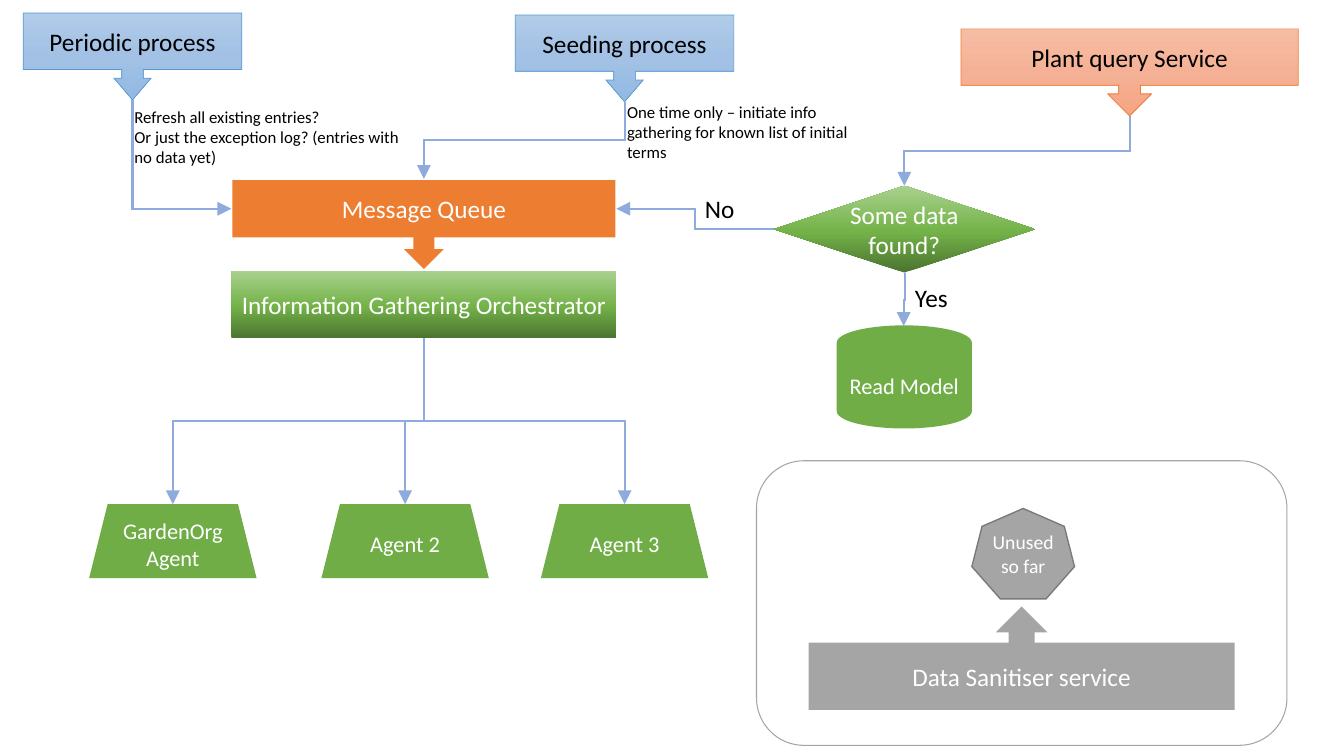
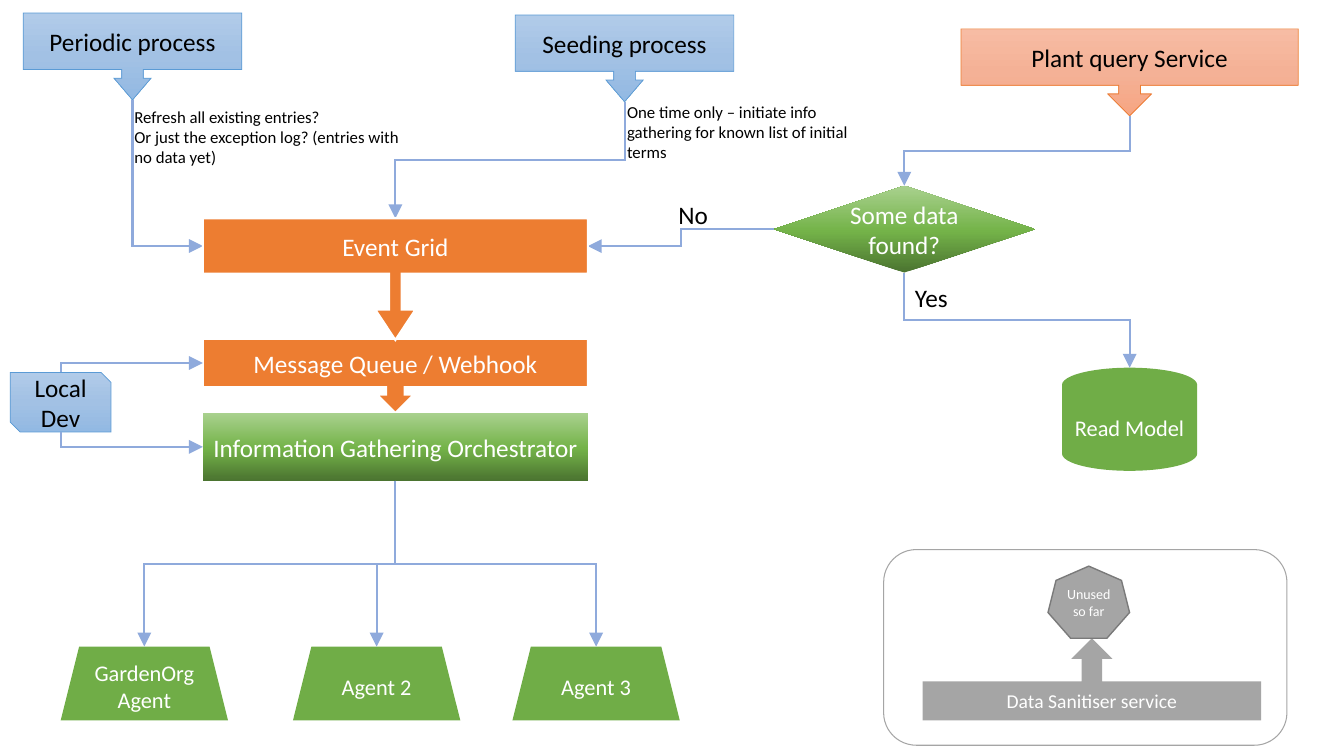
Before and after one commit to glav/glav.gardening, a slide deck: slide 1 of Design/Architecture-Flow.pptx. Drawn at 1344x756 pixels with LibreOffice and Linux fonts; fonts in the diff are those of the drawing. Boxes give left, top, right and bottom in pixels: in the first picture for what was removed or moved away, otherwise in the second. Text is boxed around its words. In the diff, an @@ line names an element or a change of style, - is before the commit and + after.

```diff
--- a/Design/Architecture-Flow.pptx
+++ b/Design/Architecture-Flow.pptx
@@ elbow arrow moved from (132, 100) - (232, 209) to (132, 100) - (203, 246) @@
@@ elbow arrow moved from (625, 102) - (424, 179) to (625, 102) - (395, 219) @@
@@ text "No" rewrapped from (705, 201, 735, 218) to (678, 207, 708, 230) @@
@@ down arrow callout added at (203, 219, 588, 341), fill #ED7D31, outline #FFFFFF 1.5 pt, 18 pt, text #FFFFFF @@
+Event Grid
@@ elbow arrow moved from (774, 229) - (616, 209) to (774, 229) - (588, 246) @@
@@ elbow arrow moved from (905, 273) - (903, 327) to (904, 272) - (1130, 368) @@
@@ down arrow callout "Message Queue / Webhook": place and size @@
-down arrow callout "Message Queue / Webhook" at (232, 179, 617, 271)
+down arrow callout "Message Queue / Webhook" at (203, 339, 588, 413)
@@ text in down arrow callout at (253, 355, 537, 378): text changed @@
-Message Queue
+Message Queue / Webhook
@@ snip diag rect added at (10, 372, 111, 432), fill gradient #B1CBE9 to #A3C1E5 to #93B9E4, outline #5B9BD5 0.5 pt, 18 pt, text #000000 @@
+Local Dev
@@ elbow arrow added from (60, 372) to (203, 363), #8FAADC 1.5 pt @@
@@ cylinder "Read Model": place and size @@
-cylinder "Read Model" at (837, 326, 972, 429)
+cylinder "Read Model" at (1063, 368, 1198, 471)
@@ elbow arrow added from (60, 433) to (203, 447), #8FAADC 1.5 pt @@
@@ 3 trapezoids, 3 elbow arrows, 1 rectangle: place and size @@
-3 trapezoids, 3 elbow arrows, 1 rectangle at (89, 271, 709, 578)
+3 trapezoids, 3 elbow arrows, 1 rectangle at (60, 413, 680, 720)
@@ rounded rectangle: place and size @@
-rounded rectangle at (757, 461, 1288, 745)
+rounded rectangle at (884, 549, 1288, 745)
@@ heptagon "Unused so far": place and size @@
-heptagon "Unused so far" at (972, 508, 1075, 599)
+heptagon "Unused so far" at (1049, 567, 1130, 638)
@@ heptagon "Unused so far" at (1049, 567, 1130, 638): size 14 to 10 pt @@
@@ up arrow callout "Data Sanitiser service": place and size @@
-up arrow callout "Data Sanitiser service" at (809, 607, 1234, 710)
+up arrow callout "Data Sanitiser service" at (923, 638, 1261, 721)
@@ up arrow callout "Data Sanitiser service" at (923, 638, 1261, 721): size 18 to 14 pt; proportions changed @@
```
Also in this commit, not shown: 1 other file.
